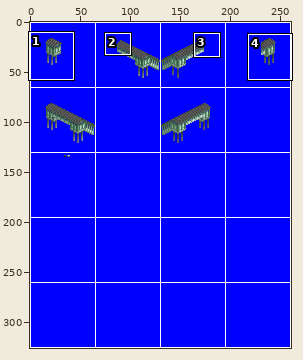
One commit to this pixel-art file: src/stops/overpass/overpass.aseprite. Above: a wide view before the commit, with the close-up outlined.
Close-up. As it was:
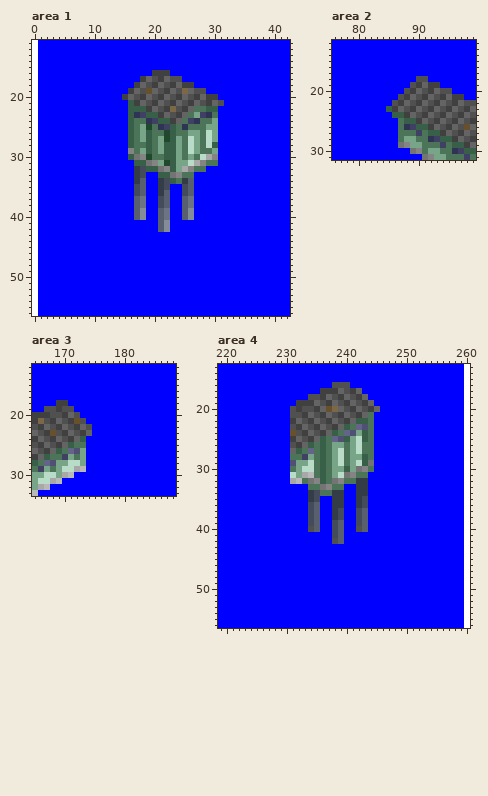
261x326 pixels, 1 frame. Shown: area 1: x 0..42, y 11..56; area 2: x 76..99, y 12..31; area 3: x 165..188, y 12..33; area 4: x 219..260, y 13..56. The commit also changed other parts of the picture, which this record leaves out.
And afterwards:
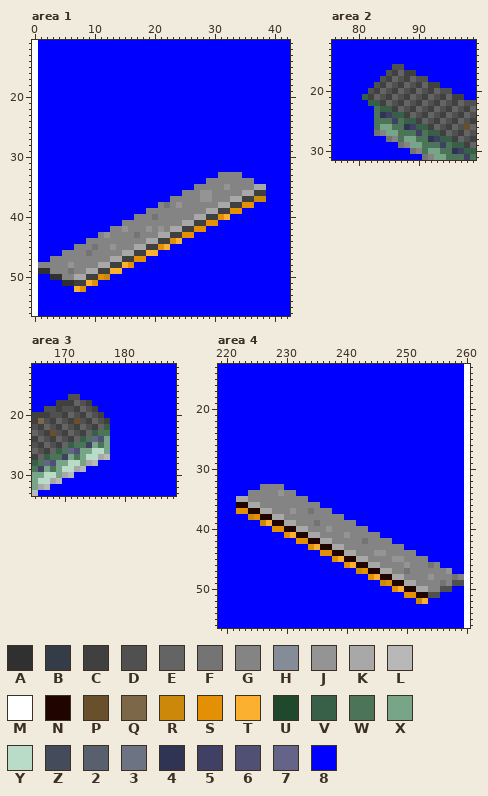
Palette (. is transparent): A #303030  B #343c48  C #404040  D #505050  E #646464  F #747474  G #848484  H #848c98  J #949494  K #a8a8a8  L #b8b8b8  M #ffffff  N #200400  P #68502c  Q #7c6848  R #cc8808  S #e49004  T #fcb030  U #20482c  V #386048  W #4c7458  X #78a488  Y #b8dcc8  Z #444c5c  2 #586070  3 #6c7484  4 #303454  5 #404064  6 #505074  7 #646488  8 #0000ff
Changes in this commit:
layer "JP Base" now shown
layer "Yellow Stripe" now shown
layer "B Stairs S" now hidden
layer "F Overlap extension" now shown
Changed rows in their new state; - is an unchanged pixel.
Area 1:
first column x 1:
16 -------------------888----------------
17 -----------------8888888--------------
18 ----------------8888888888------------
19 ---------------8888888888888----------
20 --------------8888888888888888--------
21 ---------------8888888888888888-------
22 ---------------888888888888888--------
23 ---------------888888888888888--------
24 ---------------888888888888888--------
25 ---------------888888888888888--------
26 ---------------888888888888888--------
27 ---------------888888888888888--------
28 ---------------888888888888888--------
29 ---------------888888888888888--------
30 ---------------888888888888888--------
31 ----------------88888888888888--------
32 ----------------888888888888----------
33 ----------------88--888888----GGGG----
34 ----------------88--888888--GGGGGGGG--
35 ----------------88--88--88GGGGGJGGGGKK
36 ----------------88--88--GGGJJGGGGGKKCC
37 ----------------88--88GGGGGJJGGGKKCCRR
38 ----------------88--GFGJGGGGGGKKCCSS--
39 ----------------88GGGGGGGGGGKKCCSS----
40 ----------------GGGFGGGGGGKKCCST------
41 --------------GGGGGGGGGGKKCCSS--------
42 ------------GGJGGGJGJGKKCCSS----------
43 ----------GJGGGGFGGGKKCCSS------------
44 --------GGGGGGGGGGKKCCST--------------
45 ------GGGFGGJGGGKKCCST----------------
46 ----GGGGFGGGGGKKCCTT------------------
47 --GGGGGGGGGGKKCCSS--------------------
48 GGGGGJGGGGKKCCTS----------------------
49 AAGGGFGGKKCCTT------------------------
50 --AAGGKKCCSR--------------------------
51 ----AACCTS----------------------------
52 ------TS------------------------------
Area 2, layer "F Overlap extension":
first column x 81:
16 -----DD--
17 ----DCECC
18 ---DCEDCE
19 --DCEDCE-
20 -DCEDCE--
21 VCEDCE---
22 -VVCE----
23 --WV-----
24 --W45----
25 --WWW5---
26 --WXXW---
27 --FGXX---
28 ----FG---
Area 3, layer "F Overlap extension":
first column x 171:
17 DD-----
18 CEDC---
19 -CEDC--
20 --CEDC-
21 ---CEDC
22 ----CEV
23 ----VWW
24 ---W76X
25 ---5XWX
26 ---XYYX
27 ---YYKL
28 ---KL--
Area 4:
first column x 222:
16 ----------------888-------------------
17 --------------8888888-----------------
18 ------------8888888888----------------
19 ----------8888888888888---------------
20 ---------888888888888888--------------
21 ---------88888888888888---------------
22 ---------88888888888888---------------
23 ---------88888888888888---------------
24 ---------88888888888888---------------
25 ---------88888888888888---------------
26 ---------88888888888888---------------
27 ---------88888888888888---------------
28 ---------88888888888888---------------
29 ---------88888888888888---------------
30 ---------88888888888888---------------
31 ---------8888888888888----------------
32 ---------8888888888888----------------
33 ----GGGG----888888--88----------------
34 --GGGGGJGG--888888--88----------------
35 KKGGGGGGGGGG88--88--88----------------
36 NNKKGGGGGGGGGG--88--88----------------
37 SSNNKKGGGJGGFGGG88--88----------------
38 --RSNNKKGGGGGGGGGG--88----------------
39 ----RTNNKKGGGFGGGGGG88----------------
40 ------SSNNKKGGGJGGGGGG----------------
41 --------STNNKKGGGGJGGGGG--------------
42 ----------SSNNKKGGGGGFGGGG------------
43 ------------STNNKKGGGGGGGGGG----------
44 --------------SSNNKKGGGJJGGGGG--------
45 ----------------STNNKKGGGGJJGGGG------
46 ------------------STNNKKGGGGJGGGFG----
47 --------------------RSNNKKGGFGGGGGGJ--
48 ----------------------STNNKKGGGGJGGGFG
49 ------------------------RSNNKKGGGGFGDD
50 --------------------------STNNKKGGDD--
51 ----------------------------SSNNDD----
52 ------------------------------RT------
Boxes around the changes in both close-ups, in picture pixels (x1, y1, x2, y2):
changed: (38, 70, 266, 292)
changed: (362, 64, 416, 142)
changed: (68, 394, 110, 466)
changed: (236, 382, 464, 604)
